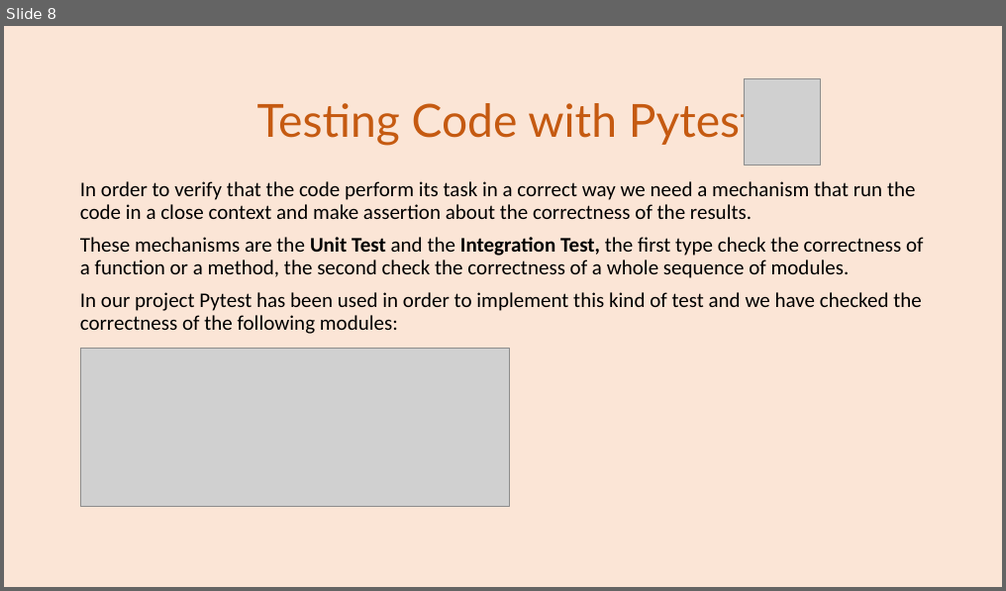
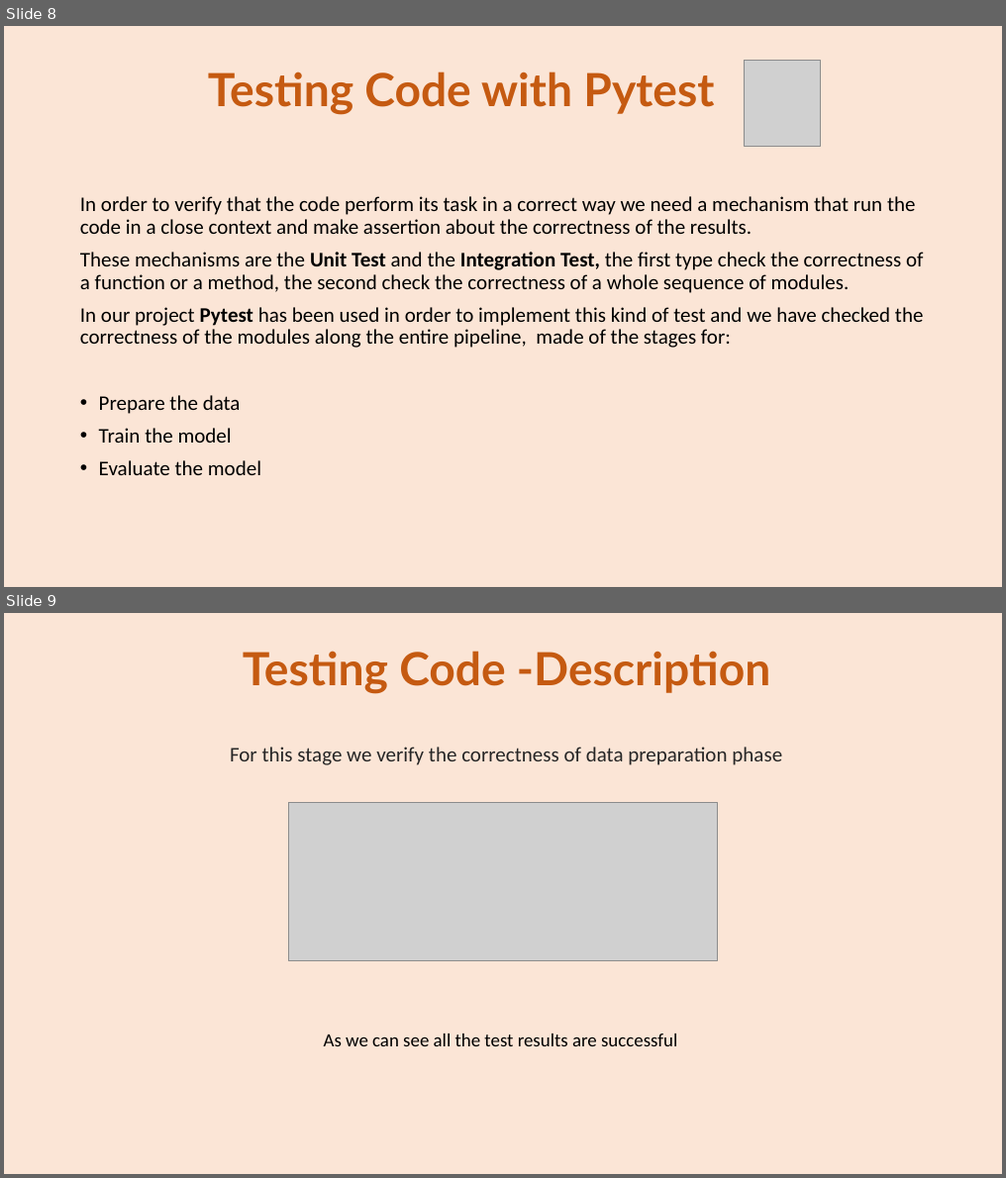
Before and after one commit to se4ai2223-uniba/architectural-style-recognition, a slide deck: docs/ArchiNet Team-Milestone 3.pptx. Shown one above the other, each under a label of ours: slide 8 before the commit, slides 8 and 9 after it. The pictures are 1006x591 and 1006x1178 pixels, drawn with LibreOffice and Linux fonts; fonts in the diff are those of the drawing; grey boxes stand for pictures. Boxes give left, top, right and bottom in pixels: in the first picture for what was removed or moved away, otherwise in the second. Text is boxed around its words. In the diff, an @@ line names an element or a change of style, - is before the commit and + after.

```diff
--- a/docs/ArchiNet Team-Milestone 3.pptx
+++ b/docs/ArchiNet Team-Milestone 3.pptx
@@ slide 9 added at [4,613,1002,1174], background #FBE5D6 @@
@@ title added at [243,651,771,694], 44 pt, text #C55A11, bold @@
+Testing Code -Description
@@ text added at [230,747,782,765], 20 pt, text #262626 @@
+For this stage we verify the correctness of data preparation phase
@@ picture added at [288,803,718,961] @@
@@ text added at [324,1034,677,1047], 18 pt, text #000000 @@
+As we can see all the test results are successful
@@ slide 8 changed as well @@
@@ title "Testing Code with Pytest": place and size @@
-title "Testing Code with Pytest" at [257,97,756,146]
+title "Testing Code with Pytest" at [208,72,714,115]
@@ title "Testing Code with Pytest" at [208,72,714,115]: bold on @@
@@ picture: place and size @@
-picture at [744,79,821,166]
+picture at [744,60,821,146]
@@ text "In order to verify that ...": place and size @@
-text "In order to verify that ..." at [80,181,924,334]
+text "In order to verify that ..." at [80,196,924,475]
@@ text at [80,307,924,475]: text changed @@
-In our project Pytest has been used in order to implement this kind of test and we have checked the correctness of the following modules:
+In our project Pytest has been used in order to implement this kind of test and we have checked the correctness of the modules along the entire pipeline, made of the stages for:
+• Prepare the data
+• Train the model
+• Evaluate the model
@@ picture removed at [80,349,509,506] @@
```
Also in this commit, not shown: 19 other slides changed, 1 slide removed.
